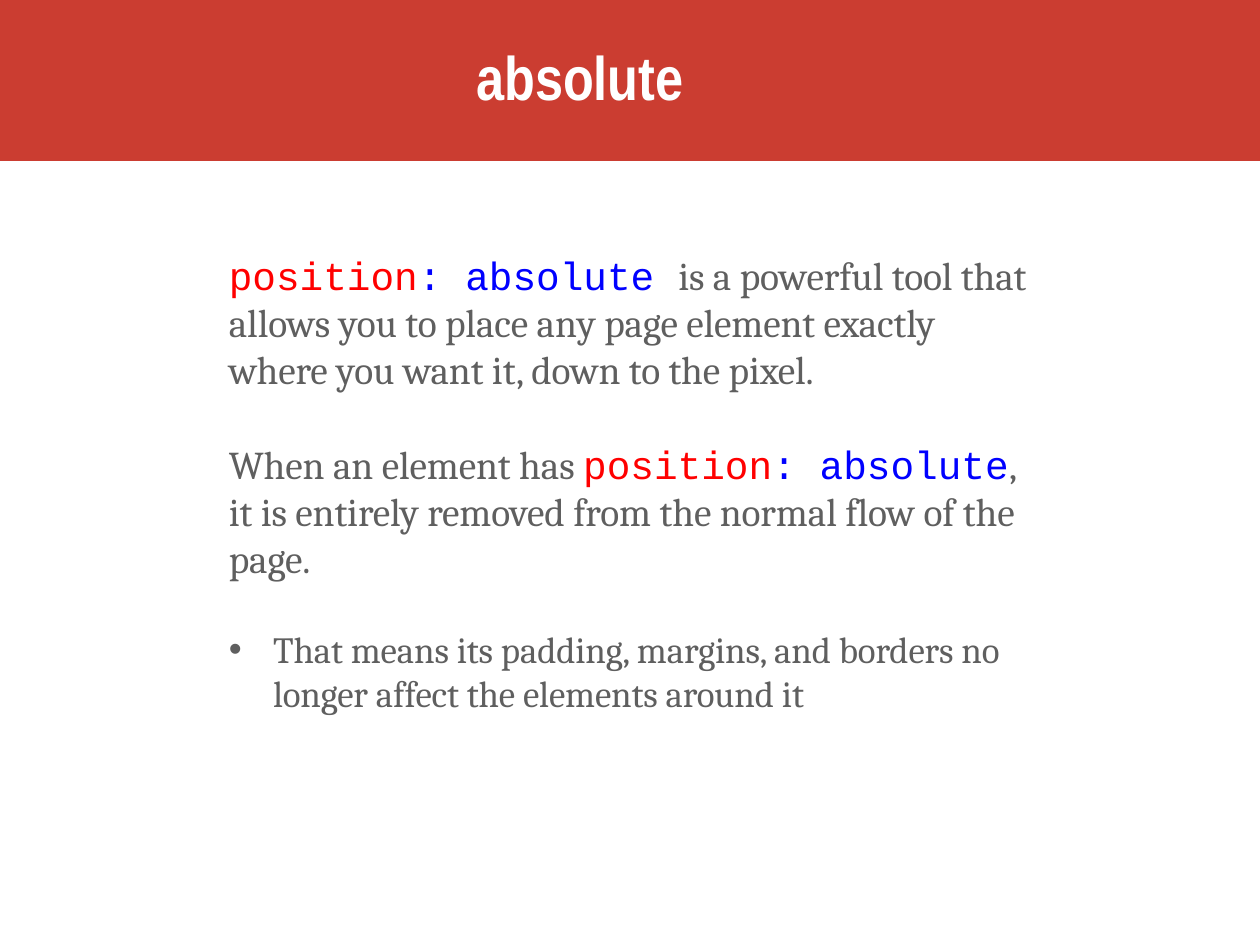
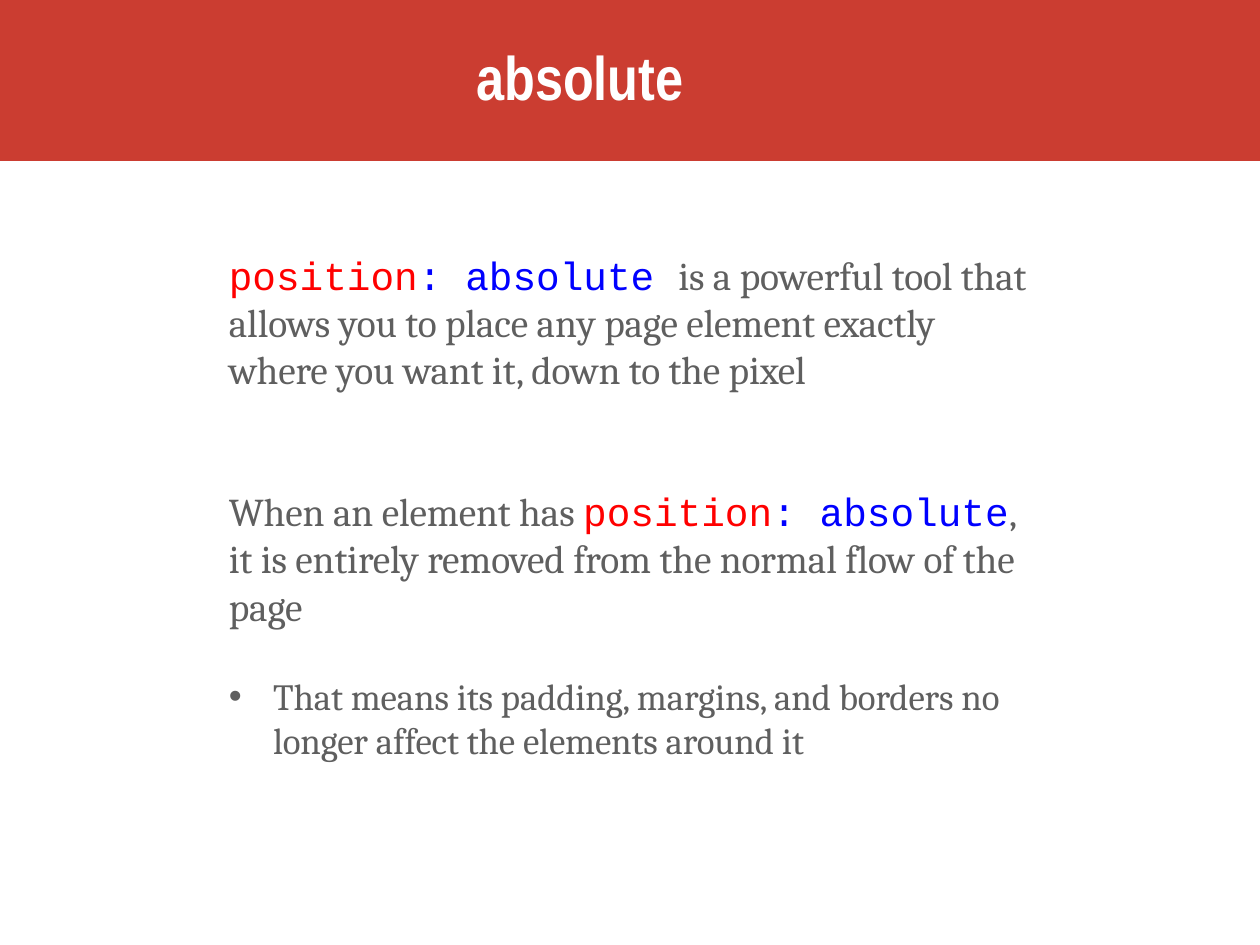
Before and after one commit to kweeket/kweeket.github.io, a slide deck: slide 18 of slides/week-5.pptx (slide 17 before the commit). Drawn at 1260x945 pixels with LibreOffice and Linux fonts; fonts in the diff are those of the drawing. Boxes give left, top, right and bottom in pixels: in the first picture for what was removed or moved away, otherwise in the second. Text is boxed around its words. In the diff, an @@ line names an element or a change of style, - is before the commit and + after.

```diff
--- a/slides/week-5.pptx
+++ b/slides/week-5.pptx
@@ text at (x1=229, y1=262, x2=1027, y2=630): text changed @@
-position: absolute is a powerful tool that allows you to place any page element exactly where you want it, down to the pixel.
-When an element has position: absolute, it is entirely removed from the normal flow of the page.
+position: absolute is a powerful tool that allows you to place any page element exactly where you want it, down to the pixel
+When an element has position: absolute, it is entirely removed from the normal flow of the page
```
Also in this commit, not shown: 12 other slides changed, 12 slides added, 12 slides removed, 4 other files.
